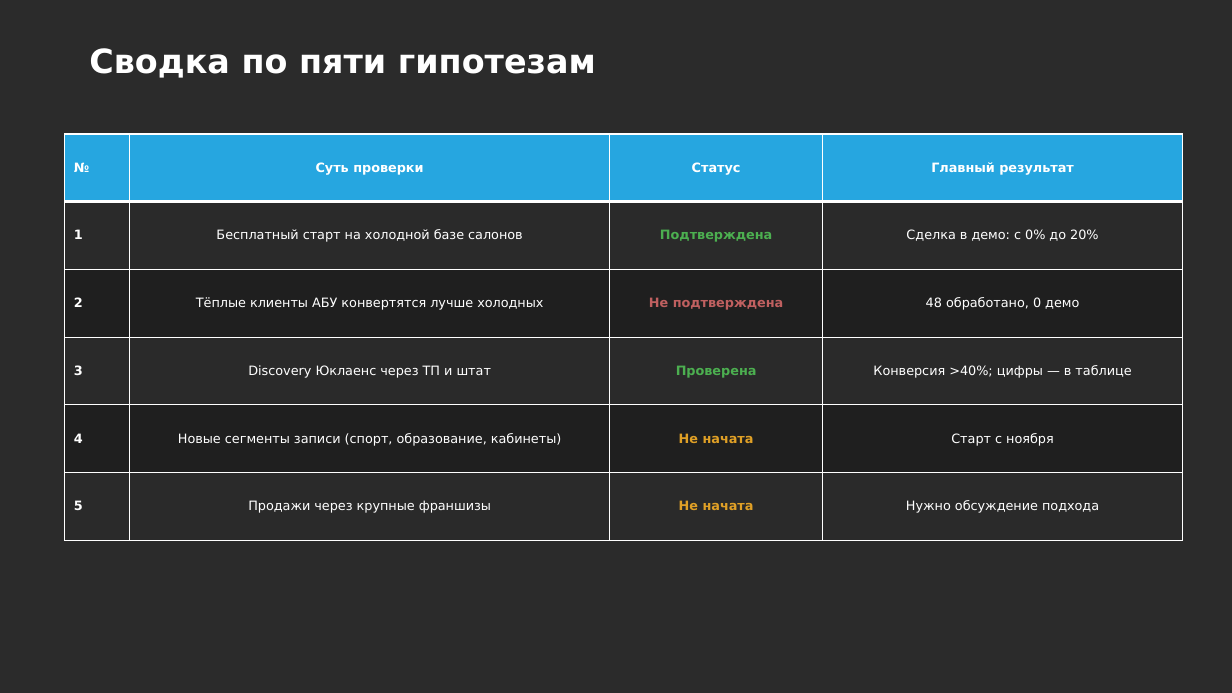
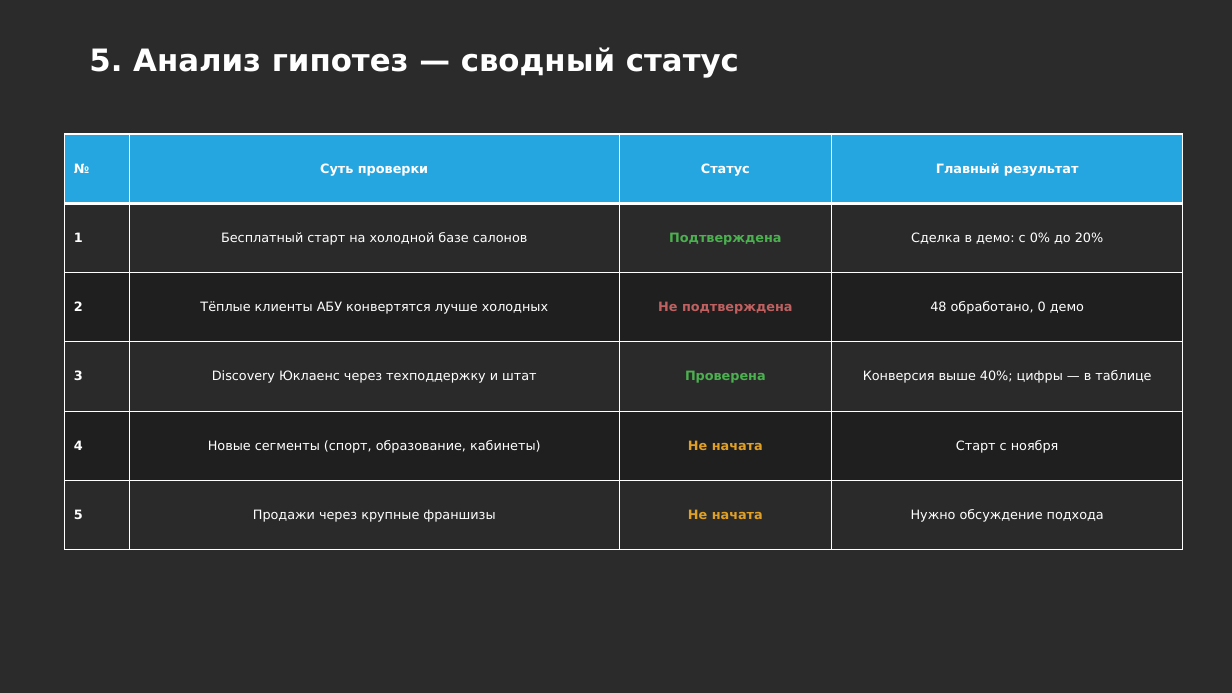
Before and after one commit to daaanilNikonov/for-lisa, a slide deck: slide 14 of presentation/Блиц-запись_Отчет_по_гипотезам.pptx (slide 17 before the commit). Drawn at 1232x693 pixels with LibreOffice and Linux fonts; fonts in the diff are those of the drawing; background and template pictures are left out; a plain dark background stands for a picture behind light text. Boxes give left, top, right and bottom in pixels: in the first picture for what was removed or moved away, otherwise in the second. Text is boxed around its words. In the diff, an @@ line names an element or a change of style, - is before the commit and + after.

```diff
--- a/presentation/Блиц-запись_Отчет_по_гипотезам.pptx
+++ b/presentation/Блиц-запись_Отчет_по_гипотезам.pptx
@@ title at (x1=89, y1=47, x2=739, y2=78): text changed; size 26 to 24 pt @@
-Сводка по пяти гипотезам
+5. Анализ гипотез — сводный статус
@@ table at (x1=65, y1=134, x2=1183, y2=550) @@
-row 4, column 2: Discovery Юклаенс через ТП и штат
+row 4, column 2: Discovery Юклаенс через техподдержку и штат
-row 4, column 4: Конверсия >40%; цифры — в таблице
+row 4, column 4: Конверсия выше 40%; цифры — в таблице
-row 5, column 2: Новые сегменты записи (спорт, образование, кабинеты)
+row 5, column 2: Новые сегменты (спорт, образование, кабинеты)
```
Also in this commit, not shown: 1 other slide changed, 19 slides added, 16 slides removed, 5 other files.
